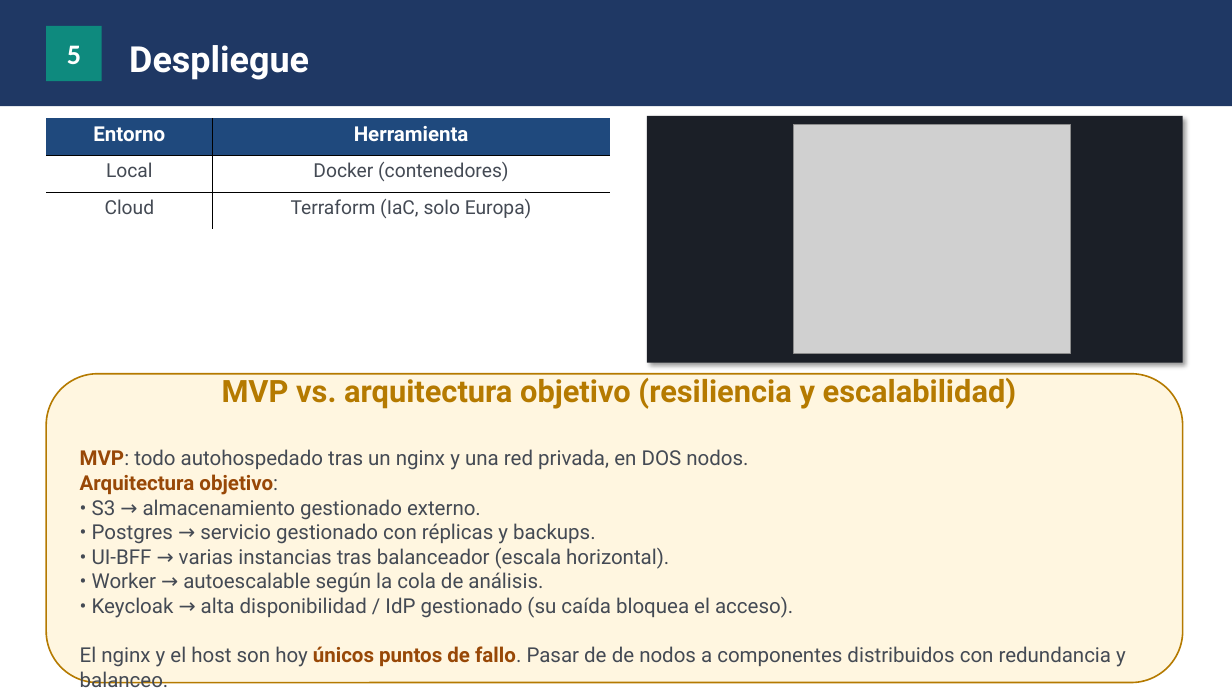
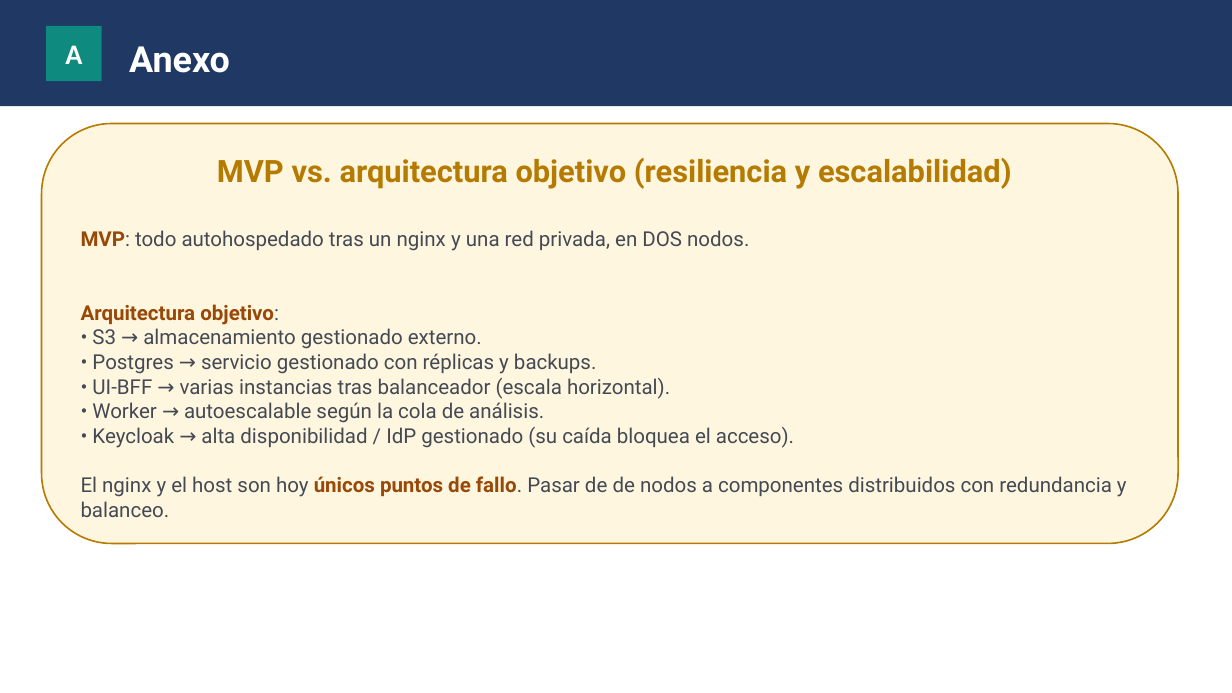
Before and after one commit to josepcal/TFM_Rehab_Followup_Checkup, a slide deck: slide 14 of doc/memoria_proyecto/Memoria_Proyecto.pptx (slide 9 before the commit). Drawn at 1232x693 pixels with LibreOffice and Linux fonts; fonts in the diff are those of the drawing; grey boxes stand for pictures. Boxes give left, top, right and bottom in pixels: in the first picture for what was removed or moved away, otherwise in the second. Text is boxed around its words. In the diff, an @@ line names an element or a change of style, - is before the commit and + after.

```diff
--- a/doc/memoria_proyecto/Memoria_Proyecto.pptx
+++ b/doc/memoria_proyecto/Memoria_Proyecto.pptx
@@ text in rectangle at [65,45,82,64]: text changed @@
-5
+A
@@ text at [129,46,230,73]: text changed @@
-Despliegue
+Anexo
@@ table removed at [46,118,610,229], 3 rows, 2 columns @@
-Entorno | Herramienta
-Local | Docker (contenedores)
-Cloud | Terraform (IaC, solo Europa)
@@ rectangle removed at [647,116,1183,362] @@
@@ rounded rectangle "MVP vs. arquitectura objetivo (resiliencia ...": place and size @@
-rounded rectangle "MVP vs. arquitectura objetivo (resiliencia ..." at [46,373,1183,682]
+rounded rectangle "MVP vs. arquitectura objetivo (resiliencia ..." at [42,124,1178,543]
@@ picture removed at [793,125,1070,353] @@
```
Also in this commit, not shown: 3 other slides changed, 2 slides added, 3 other files.
